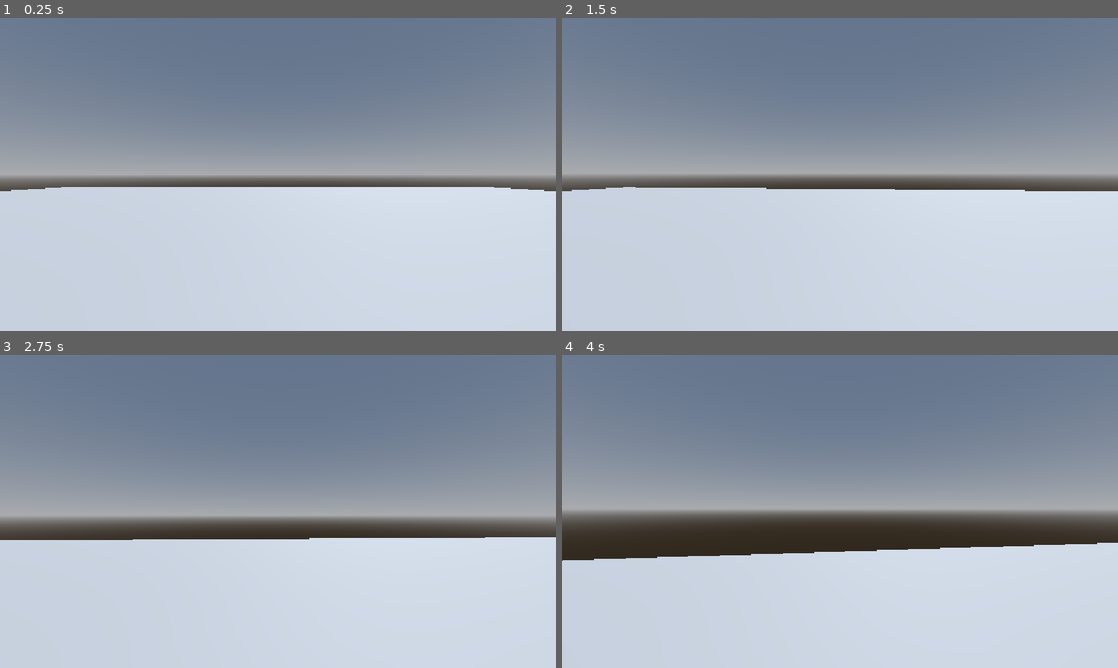
Above: before the commit, frames 1-4 (two rows, left to right).
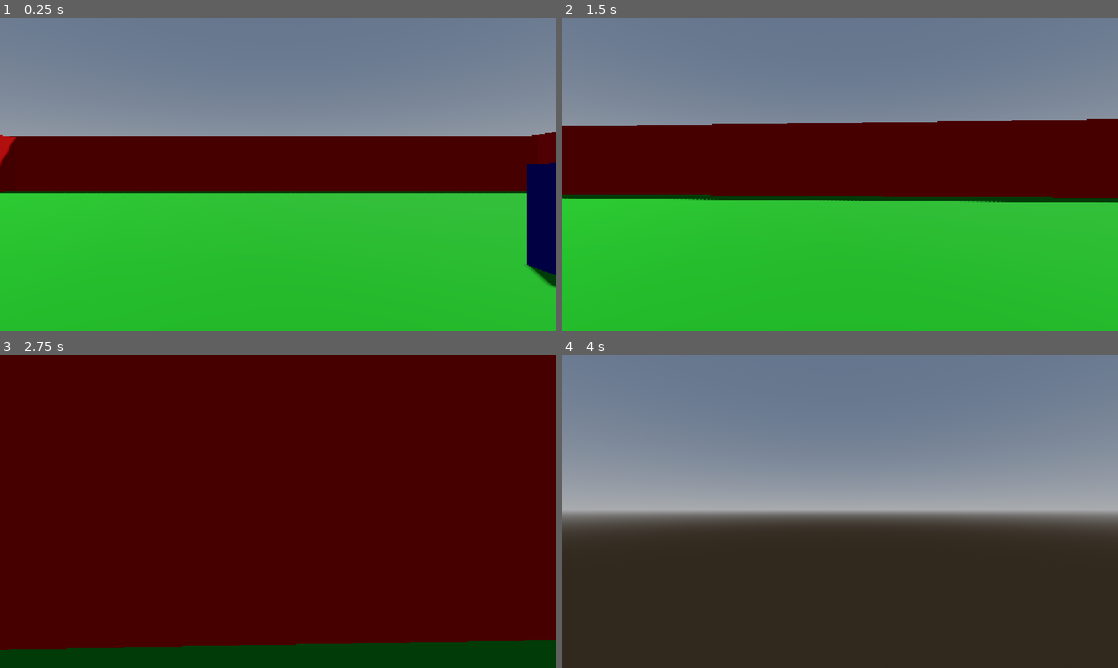
Above: after the commit, the same moments.

Repository: LaMemes10/dreamGame
Game: Godot game, scene res://scenes/world.tscn
Two runs of this game, one before a commit and one after it. Both use one fixed random seed, a clock stepped at 60 frames per second and the inputs below.
Inputs (mouse positions are in pixels of both pictures, inside the frame that each line leads up to):
- Up to frame 1 (0.25 s): no input
- Up to frame 2 (1.5 s): tap Enter (ui_accept) at 0.5, 0.77 s; move the mouse to (867, 174) at 0.52 s; hold Shift (sprint, bound only after the commit) 0.53-1.28 s; hold W (ui_up, bound only before the commit) from 0.53 s (still down); move the mouse to (812, 174) at 1.27 s; tap Shift (sprint, bound only after the commit) at 1.35 s
- Up to frame 3 (2.75 s): keep holding W (ui_up, bound only before the commit); tap Enter (ui_accept) at 1.52 s; move the mouse to (289, 505) at 2.02 s; hold Shift (sprint, bound only after the commit) from 2.03 s (still down)
- Up to frame 4 (4 s): keep holding W (ui_up, bound only before the commit); move the mouse to (834, 517) at 2.77 s; release Shift (sprint, bound only after the commit) at 2.78 s; tap Shift (sprint, bound only after the commit) at 2.85 s; tap Enter (ui_accept) at 3.02, 3.77 s; move the mouse to (878, 514) at 3.52 s; hold Shift (sprint, bound only after the commit) from 3.53 s (still down)

The runs differ from the first frame. In frame 1, 62% of the frame differs, in the area x 0-100%, y 36-100%; in frame 2, 67%; in frame 3, 100%, in the area x 0-100%, y 0-100%; in frame 4, 37%.

Commit message:
Added basic character aspects

Diff:
--- a/Player/player.gd
+++ b/Player/player.gd
@@ -1,17 +1,34 @@
 extends CharacterBody3D
 
+var speed
+const WALK_SPEED = 5.0
+const SPRINT_SPEED = 8.0
+const JUMP_VELOCITY = 4.5
+var mouse_sensitivity := 0.001
 
-const SPEED = 5.0
-const JUMP_VELOCITY = 4.5
+#Head bob variable.
+const BOB_FREQ = 2.0
+const BOB_AMP = 0.08
+var t_bob = 0.0
 
-var mouse_sensitivity := 0.1
-var rotation_x := 0.0
-var rotation_y := 0.0
+#fov variables.
+var BASE_FOV = 60
+const FOV_CHANGE = 1.5
 
-@export var camera : Camera3D
+@onready var head = $Head
+@onready var camera = $Head/Camera3D
 
 func _ready() -> void:
 	Input.mouse_mode = Input.MOUSE_MODE_CAPTURED
+
+#Camera movement.
+func _unhandled_input(event):
+	if event is InputEventMouseMotion:
+		head.rotate_y(-event.relative.x * mouse_sensitivity)
+		camera.rotate_x(-event.relative.y * mouse_sensitivity)
+
+		camera.rotation.x = clamp(camera.rotation.x, deg_to_rad(-90), deg_to_rad(90))
+
 
 func _physics_process(delta: float) -> void:
 	# Add the gravity.
@@ -22,25 +39,40 @@
 	if Input.is_action_just_pressed("ui_accept") and is_on_floor():
 		velocity.y = JUMP_VELOCITY
 
+#Handle sprint.
+	if Input.is_action_pressed("sprint"):
+		speed = SPRINT_SPEED
+	else:
+		speed = WALK_SPEED
+
 	# Get the input direction and handle the movement/deceleration.
 	# As good practice, you should replace UI actions with custom gameplay actions.
-	var input_dir := Input.get_vector("ui_left", "ui_right", "ui_up", "ui_down")
-	var direction := (transform.basis * Vector3(input_dir.x, 0, input_dir.y)).normalized()
-	if direction:
-		velocity.x = direction.x * SPEED
-		velocity.z = direction.z * SPEED
+	var input_dir := Input.get_vector("left", "right", "forward", "backward")
+	var direction = (head.transform.basis * Vector3(input_dir.x, 0, input_dir.y)).normalized()
+	if is_on_floor():
+		if direction:
+			velocity.x = direction.x * speed
+			velocity.z = direction.z * speed
+		else:
+			velocity.x = lerp(velocity.x, 0.0, delta * 7.0)
+			velocity.z = lerp(velocity.z, 0.0, delta * 7.0)
 	else:
-		velocity.x = move_toward(velocity.x, 0, SPEED)
-		velocity.z = move_toward(velocity.z, 0, SPEED)
+		velocity.x = lerp(velocity.x, direction.x * speed, delta * 3.0)
+		velocity.z = lerp(velocity.z, direction.z * speed, delta * 3.0)
+
+#Head bob.
+	t_bob += delta * velocity.length() * float(is_on_floor())
+	camera.transform.origin = _headbob(t_bob)
+
+# FOV.
+	var velocity_clamped = clamp(velocity.length(), 0.5, SPRINT_SPEED * 2)
+	var target_fov = BASE_FOV + (FOV_CHANGE * velocity_clamped)
+	camera.fov = lerp(camera.fov, target_fov, delta * 8.0)
 
 	move_and_slide()
 
-func _unhandled_input(event: InputEvent) -> void:
-	if event is InputEventMouseMotion:
-		rotation_y -= event.relative.x * mouse_sensitivity
-		rotation_x -= event.relative.y * mouse_sensitivity
-
-		rotation_x = clamp(rotation_x, -85, 100)
-
-		rotation_degrees.y = rotation_y
-		camera.rotation_degrees.x = rotation_x
+func _headbob(time) -> Vector3:
+	var pos = Vector3.ZERO
+	pos.y = sin(time * BOB_FREQ) * BOB_AMP
+	pos.x = cos(time * BOB_FREQ / 2) * BOB_AMP
+	return pos
--- a/Player/player.tscn
+++ b/Player/player.tscn
@@ -2,15 +2,23 @@
 
 [ext_resource type="Script" uid="uid://dt8xu3rsljrjk" path="res://Player/player.gd" id="1_cyojo"]
 
+[sub_resource type="CapsuleMesh" id="CapsuleMesh_q1lh8"]
+height = 2.2739258
+
 [sub_resource type="CapsuleShape3D" id="CapsuleShape3D_q1lh8"]
 
-[node name="Player" type="CharacterBody3D" unique_id=1452038489 node_paths=PackedStringArray("camera")]
+[node name="Player" type="CharacterBody3D" unique_id=1452038489]
 script = ExtResource("1_cyojo")
-camera = NodePath("Camera3D")
+
+[node name="MeshInstance3D" type="MeshInstance3D" parent="." unique_id=832928386]
+transform = Transform3D(1, 0, 0, 0, 1, 0, 0, 0, 1, 0, 1, 0)
+mesh = SubResource("CapsuleMesh_q1lh8")
 
 [node name="CollisionShape3D" type="CollisionShape3D" parent="." unique_id=261329268]
 transform = Transform3D(1, 0, 0, 0, 1, 0, 0, 0, 1, 0, 1, 0)
 shape = SubResource("CapsuleShape3D_q1lh8")
 
-[node name="Camera3D" type="Camera3D" parent="." unique_id=1303548182]
+[node name="Head" type="Node3D" parent="." unique_id=1628531975]
 transform = Transform3D(1, 0, 0, 0, 1, 0, 0, 0, 1, 0, 1.5, 0)
+
+[node name="Camera3D" type="Camera3D" parent="Head" unique_id=1303548182]
--- a/project.godot
+++ b/project.godot
@@ -26,28 +26,49 @@
 "deadzone": 0.5,
 "events": [Object(InputEventJoypadButton,"resource_local_to_scene":false,"resource_name":"","device":-1,"button_index":13,"pressure":0.0,"pressed":false,"script":null)
 , Object(InputEventJoypadMotion,"resource_local_to_scene":false,"resource_name":"","device":-1,"axis":0,"axis_value":-1.0,"script":null)
-, Object(InputEventKey,"resource_local_to_scene":false,"resource_name":"","device":-1,"window_id":0,"alt_pressed":false,"shift_pressed":false,"ctrl_pressed":false,"meta_pressed":false,"pressed":false,"keycode":0,"physical_keycode":65,"key_label":0,"unicode":97,"location":0,"echo":false,"script":null)
 ]
 }
 ui_right={
 "deadzone": 0.5,
 "events": [Object(InputEventJoypadButton,"resource_local_to_scene":false,"resource_name":"","device":-1,"button_index":14,"pressure":0.0,"pressed":false,"script":null)
 , Object(InputEventJoypadMotion,"resource_local_to_scene":false,"resource_name":"","device":-1,"axis":0,"axis_value":1.0,"script":null)
-, Object(InputEventKey,"resource_local_to_scene":false,"resource_name":"","device":-1,"window_id":0,"alt_pressed":false,"shift_pressed":false,"ctrl_pressed":false,"meta_pressed":false,"pressed":false,"keycode":0,"physical_keycode":68,"key_label":0,"unicode":100,"location":0,"echo":false,"script":null)
 ]
 }
 ui_up={
 "deadzone": 0.5,
 "events": [Object(InputEventJoypadButton,"resource_local_to_scene":false,"resource_name":"","device":-1,"button_index":11,"pressure":0.0,"pressed":false,"script":null)
 , Object(InputEventJoypadMotion,"resource_local_to_scene":false,"resource_name":"","device":-1,"axis":1,"axis_value":-1.0,"script":null)
-, Object(InputEventKey,"resource_local_to_scene":false,"resource_name":"","device":-1,"window_id":0,"alt_pressed":false,"shift_pressed":false,"ctrl_pressed":false,"meta_pressed":false,"pressed":false,"keycode":0,"physical_keycode":87,"key_label":0,"unicode":119,"location":0,"echo":false,"script":null)
 ]
 }
 ui_down={
 "deadzone": 0.5,
 "events": [Object(InputEventJoypadButton,"resource_local_to_scene":false,"resource_name":"","device":-1,"button_index":12,"pressure":0.0,"pressed":false,"script":null)
 , Object(InputEventJoypadMotion,"resource_local_to_scene":false,"resource_name":"","device":-1,"axis":1,"axis_value":1.0,"script":null)
-, Object(InputEventKey,"resource_local_to_scene":false,"resource_name":"","device":-1,"window_id":0,"alt_pressed":false,"shift_pressed":false,"ctrl_pressed":false,"meta_pressed":false,"pressed":false,"keycode":0,"physical_keycode":83,"key_label":0,"unicode":115,"location":0,"echo":false,"script":null)
+]
+}
+sprint={
+"deadzone": 0.2,
+"events": [Object(InputEventKey,"resource_local_to_scene":false,"resource_name":"","device":-1,"window_id":0,"alt_pressed":false,"shift_pressed":false,"ctrl_pressed":false,"meta_pressed":false,"pressed":false,"keycode":0,"physical_keycode":4194325,"key_label":0,"unicode":0,"location":0,"echo":false,"script":null)
+]
+}
+forward={
+"deadzone": 0.2,
+"events": [Object(InputEventKey,"resource_local_to_scene":false,"resource_name":"","device":-1,"window_id":0,"alt_pressed":false,"shift_pressed":false,"ctrl_pressed":false,"meta_pressed":false,"pressed":false,"keycode":0,"physical_keycode":87,"key_label":0,"unicode":119,"location":0,"echo":false,"script":null)
+]
+}
+left={
+"deadzone": 0.2,
+"events": [Object(InputEventKey,"resource_local_to_scene":false,"resource_name":"","device":-1,"window_id":0,"alt_pressed":false,"shift_pressed":false,"ctrl_pressed":false,"meta_pressed":false,"pressed":false,"keycode":0,"physical_keycode":65,"key_label":0,"unicode":97,"location":0,"echo":false,"script":null)
+]
+}
+backward={
+"deadzone": 0.2,
+"events": [Object(InputEventKey,"resource_local_to_scene":false,"resource_name":"","device":-1,"window_id":0,"alt_pressed":false,"shift_pressed":false,"ctrl_pressed":false,"meta_pressed":false,"pressed":false,"keycode":0,"physical_keycode":83,"key_label":0,"unicode":115,"location":0,"echo":false,"script":null)
+]
+}
+right={
+"deadzone": 0.2,
+"events": [Object(InputEventKey,"resource_local_to_scene":false,"resource_name":"","device":-1,"window_id":0,"alt_pressed":false,"shift_pressed":false,"ctrl_pressed":false,"meta_pressed":false,"pressed":false,"keycode":0,"physical_keycode":68,"key_label":0,"unicode":100,"location":0,"echo":false,"script":null)
 ]
 }
 
--- a/scenes/world.tscn
+++ b/scenes/world.tscn
@@ -14,10 +14,32 @@
 sky = SubResource("Sky_rye2q")
 glow_enabled = true
 
+[sub_resource type="StandardMaterial3D" id="StandardMaterial3D_l8h54"]
+albedo_color = Color(0, 0.5058824, 0, 1)
+
 [sub_resource type="PlaneMesh" id="PlaneMesh_6el2b"]
+material = SubResource("StandardMaterial3D_l8h54")
 
 [sub_resource type="ConvexPolygonShape3D" id="ConvexPolygonShape3D_552j8"]
 points = PackedVector3Array(-1, 0, -1, -1, 0, 1, 1, 0, -1, 1, 0, 1)
+
+[sub_resource type="StandardMaterial3D" id="StandardMaterial3D_nnsk1"]
+albedo_color = Color(0.8988624, 0.4781397, 0, 1)
+
+[sub_resource type="StandardMaterial3D" id="StandardMaterial3D_qws4c"]
+albedo_color = Color(0, 0, 0.5647059, 1)
+
+[sub_resource type="StandardMaterial3D" id="StandardMaterial3D_q1lh8"]
+albedo_color = Color(0.7921569, 0, 0, 1)
+
+[sub_resource type="StandardMaterial3D" id="StandardMaterial3D_6el2b"]
+albedo_color = Color(0.7921569, 0, 0, 1)
+
+[sub_resource type="StandardMaterial3D" id="StandardMaterial3D_ka1r8"]
+albedo_color = Color(0.7921569, 0, 0, 1)
+
+[sub_resource type="StandardMaterial3D" id="StandardMaterial3D_rl0ii"]
+albedo_color = Color(0.7921569, 0, 0, 1)
 
 [node name="world" type="Node3D" unique_id=900011452]
 
@@ -29,7 +51,7 @@
 shadow_enabled = true
 
 [node name="floor" type="MeshInstance3D" parent="." unique_id=466930305]
-transform = Transform3D(25, 0, 0, 0, 25, 0, 0, 0, 25, 0, 0, 0)
+transform = Transform3D(15, 0, 0, 0, 15, 0, 0, 0, 15, 0, 0, 0)
 mesh = SubResource("PlaneMesh_6el2b")
 
 [node name="StaticBody3D" type="StaticBody3D" parent="floor" unique_id=6134834]
@@ -38,4 +60,34 @@
 shape = SubResource("ConvexPolygonShape3D_552j8")
 
 [node name="Player" parent="floor" unique_id=1452038489 instance=ExtResource("1_nnsk1")]
-transform = Transform3D(0.04, 0, 0, 0, 0.04, 0, 0, 0, 0.04, 0.00050224306, 0.0019160032, -0.030387038)
+transform = Transform3D(0.03999999, 0, 0, 0, 0.03999999, 0, 0, 0, 0.03999999, 0.00050224294, 0.010094713, -0.030387035)
+
+[node name="CSGBox3D" type="CSGBox3D" parent="." unique_id=307066639]
+transform = Transform3D(1, 0, 0, 0, 1, 0, 0, 0, 1, 3, 0, 0)
+use_collision = true
+material = SubResource("StandardMaterial3D_nnsk1")
+
+[node name="CSGBox3D2" type="CSGBox3D" parent="." unique_id=1967926962]
+transform = Transform3D(1, 0, 0, 0, 1, 0, 0, 0, 1, 3.0331874, 0.50010633, -2.5020208)
+use_collision = true
+material = SubResource("StandardMaterial3D_qws4c")
+
+[node name="CSGBox3D3" type="CSGBox3D" parent="." unique_id=1215987815]
+transform = Transform3D(1, 0, 0, 0, 1, 0, 0, 0, 1, 14.883567, 1.2983398, -0.1081543)
+size = Vector3(1, 3.5966797, 30.70996)
+material = SubResource("StandardMaterial3D_q1lh8")
+
+[node name="CSGBox3D3" type="CSGBox3D" parent="CSGBox3D3" unique_id=1458991320]
+transform = Transform3D(-4.371139e-08, 0, 1, 0, 1, 0, -1, 0, -4.371139e-08, -14.830704, -0.0745554, -14.947378)
+size = Vector3(1, 3.5966797, 30.70996)
+material = SubResource("StandardMaterial3D_6el2b")
+
+[node name="CSGBox3D4" type="CSGBox3D" parent="CSGBox3D3/CSGBox3D3" unique_id=380149069]
+transform = Transform3D(-4.371139e-08, 0, 1, 0, 1, 0, -1, 0, -4.371139e-08, -14.830704, -0.0745554, -14.947378)
+size = Vector3(1, 3.5966797, 30.70996)
+material = SubResource("StandardMaterial3D_ka1r8")
+
+[node name="CSGBox3D3" type="CSGBox3D" parent="CSGBox3D3/CSGBox3D3/CSGBox3D4" unique_id=218332595]
+transform = Transform3D(-4.371139e-08, 0, 1, 0, 1, 0, -1, 0, -4.371139e-08, -14.830704, -0.0745554, -14.947378)
+size = Vector3(1, 3.5966797, 30.70996)
+material = SubResource("StandardMaterial3D_rl0ii")
